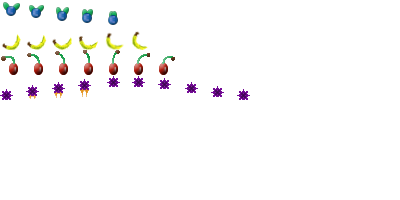
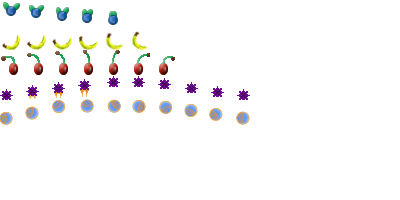
Two versions of the same layered image (w=400, h=200). Layer-by-layer changes:
added layer "Layer 5" in group "blast" over [left=0, top=99, right=250, bottom=125]
